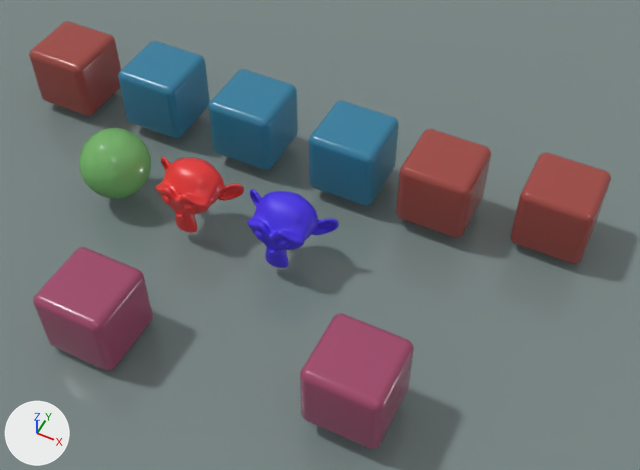
What one commit did to the Blender file docs/client/models/monkey.blend.
Before and after are seen from a camera (50 mm lens) standing at (10.75, -13.76, 17.39) and looking at (3.61, 0.53, -0.47). Arrows for +X, +Y and +Z are at lower left; the lights stay in place.
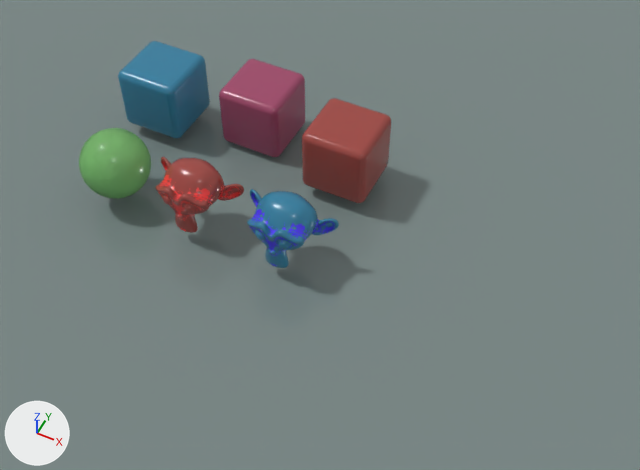
Where the change shows, as pixel boxes (x1, y1, x2, y2) in the pictures (640 x 470 px):
'Cube.006', moved: before (33, 247, 153, 371); after (219, 59, 305, 157)
'Cube.007', deleted: before (300, 314, 414, 449)
'Cube.004', reshaped, moved: before (309, 101, 399, 206); after (302, 98, 391, 203)
'Cube', deleted: before (510, 153, 611, 264)
'Cube.001', deleted: before (396, 129, 491, 238)
'Cube.005', deleted (blue): before (209, 69, 298, 170)
'Cube.002', deleted: before (29, 21, 121, 116)
'Suzanne.001', recoloured: (247, 189, 339, 268) in both
'Suzanne', recoloured: (155, 157, 244, 233) in both

Diff of the bpy script that builds the scene:
```diff
--- a/docs/client/models/monkey.blend.py
+++ b/docs/client/models/monkey.blend.py
@@ me_suzanne @@
 me_suzanne.from_pydata(...)  # 507 vertices, 500 faces; spans x -1.37..1.37, y -0.85..0.85, z -0.98..0.98
-me_suzanne.materials.append(mat_material_001)  # red #e73434
+me_suzanne.materials.append(mat_material_005)  # red #a04842
@@ me_suzanne_001 @@
 me_suzanne_001.from_pydata(...)  # 507 vertices, 500 faces; spans x -1.37..1.37, y -0.85..0.85, z -0.98..0.98
-me_suzanne_001.materials.append(mat_material_002)  # blue #442de7
+me_suzanne_001.materials.append(mat_material_007)  # blue #327fa0
@@ ob_cube_006 @@
 ob_cube_006 = bpy.data.objects.new('Cube.006', me_cube_006)
-ob_cube_006.location = (-0.17, -4.34, -0.21)
+ob_cube_006.location = (-0.17, 4.23, -0.23)
@@ ob_cube_007 @@
-ob_cube_007 = bpy.data.objects.new('Cube.007', me_cube_007)
-ob_cube_007.location = (6.57, -3.54, 0.11)
@@ ob_cube @@
-ob_cube = bpy.data.objects.new('Cube', me_cube)
-ob_cube.location = (9.14, 4.05, -0.12)
@@ ob_cube_001 @@
-ob_cube_001 = bpy.data.objects.new('Cube.001', me_cube_001)
-ob_cube_001.location = (5.98, 3.4, 0.0)
@@ ob_cube_002 @@
-ob_cube_002 = bpy.data.objects.new('Cube.002', me_cube_002)
-ob_cube_002.location = (-6.28, 3.14, -0.1)
@@ ob_cube_004 @@
-ob_cube_004 = bpy.data.objects.new('Cube.004', me_cube_004)
-ob_cube_004.location = (3.25, 3.4, 0.0)
+ob_cube_004 = bpy.data.objects.new('Cube.004', me_cube_001)
+ob_cube_004.location = (3.02, 3.4, 0.0)
@@ ob_cube_005 @@
-ob_cube_005 = bpy.data.objects.new('Cube.005', me_cube_005)
-ob_cube_005.location = (0.0, 3.4, 0.0)
```
